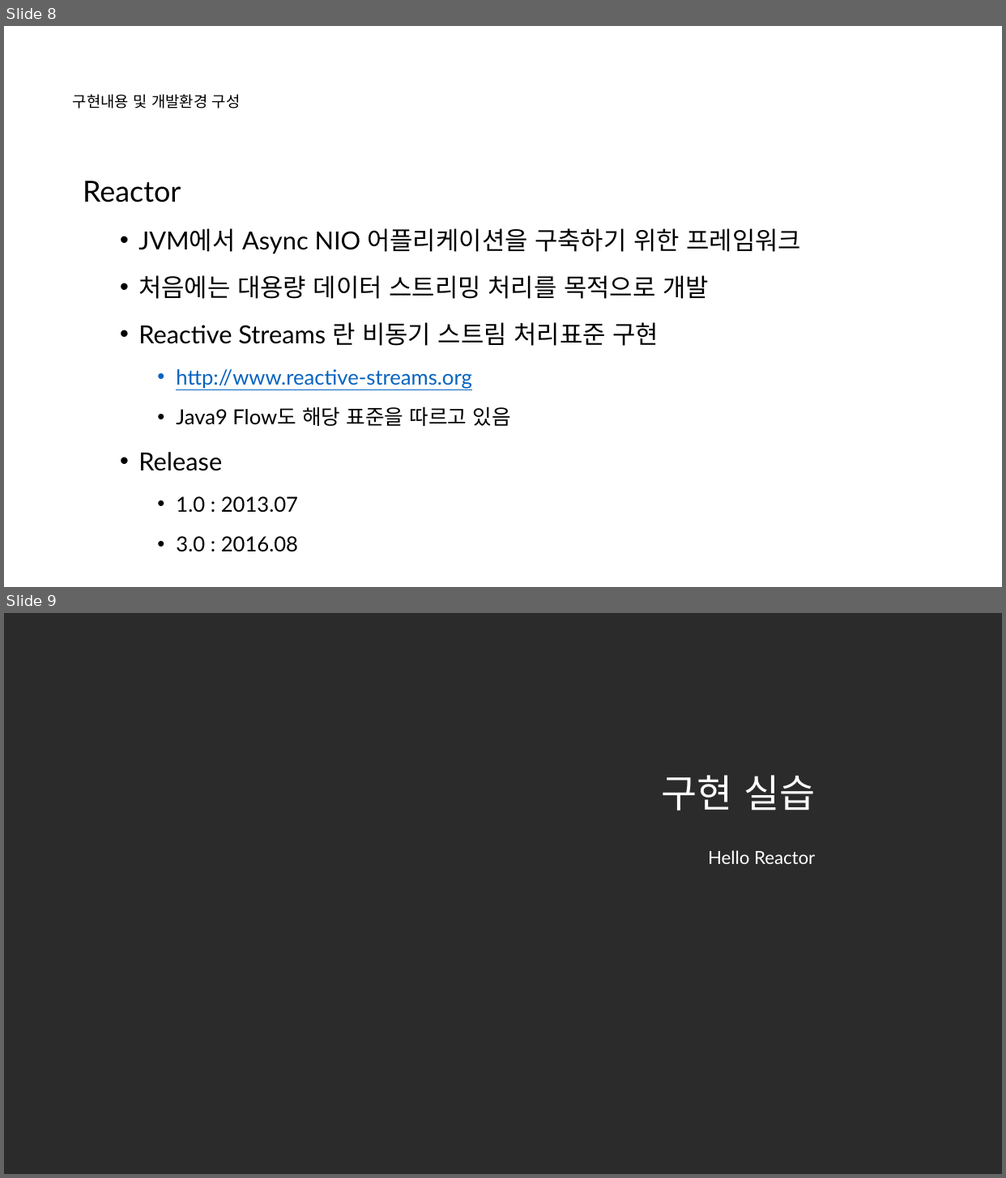
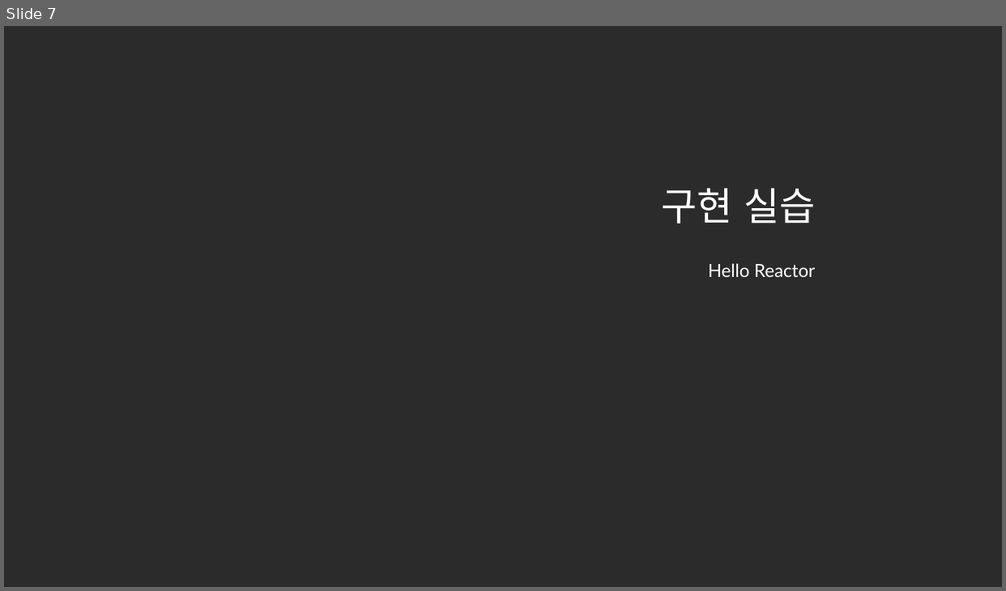
Before and after one commit to nayasis/fastcampus-hyper-webflux, a slide deck: 99.ppt/[Ch4-3. 비동기 서비스 구현 (Spring Webflux)].pptx. Shown one above the other, each under a label of ours: slides 8 and 9 before the commit, slide 7 after it. The pictures are 1006x1178 and 1006x591 pixels, drawn with LibreOffice and Linux fonts; fonts in the diff are those of the drawing; background and template pictures are left out; a plain dark background stands for a picture behind light text. Boxes give left, top, right and bottom in pixels: in the first picture for what was removed or moved away, otherwise in the second. Text is boxed around its words. In the diff, an @@ line names an element or a change of style, - is before the commit and + after.

```diff
--- a/99.ppt/[Ch4-3. 비동기 서비스 구현 (Spring Webflux)].pptx
+++ b/99.ppt/[Ch4-3. 비동기 서비스 구현 (Spring Webflux)].pptx
@@ slide 8 removed at [4,26,1002,587], background picture (left out) @@
@@ title removed at [73,94,241,109] @@
-구현내용 및 개발환경 구성
@@ text removed at [856,84,960,117] @@
-  1.
@@ text removed at [856,116,960,148] @@
-  소개 및 환경구성
@@ text removed at [83,181,802,552] @@
-Reactor
-  • JVM에서 Async NIO 어플리케이션을 구축하기 위한 프레임워크
-  • 처음에는 대용량 데이터 스트리밍 처리를 목적으로 개발
-  • Reactive Streams 란 비동기 스트림 처리표준 구현
-    • http://www.reactive-streams.org
-    • Java9 Flow도 해당 표준을 따르고 있음
-  • Release
-    • 1.0 : 2013.07
-    • 3.0 : 2016.08
@@ what was slide 9 is now slide 7 @@
```
Also in this commit, not shown: 4 slides changed, 1 other slide removed.
